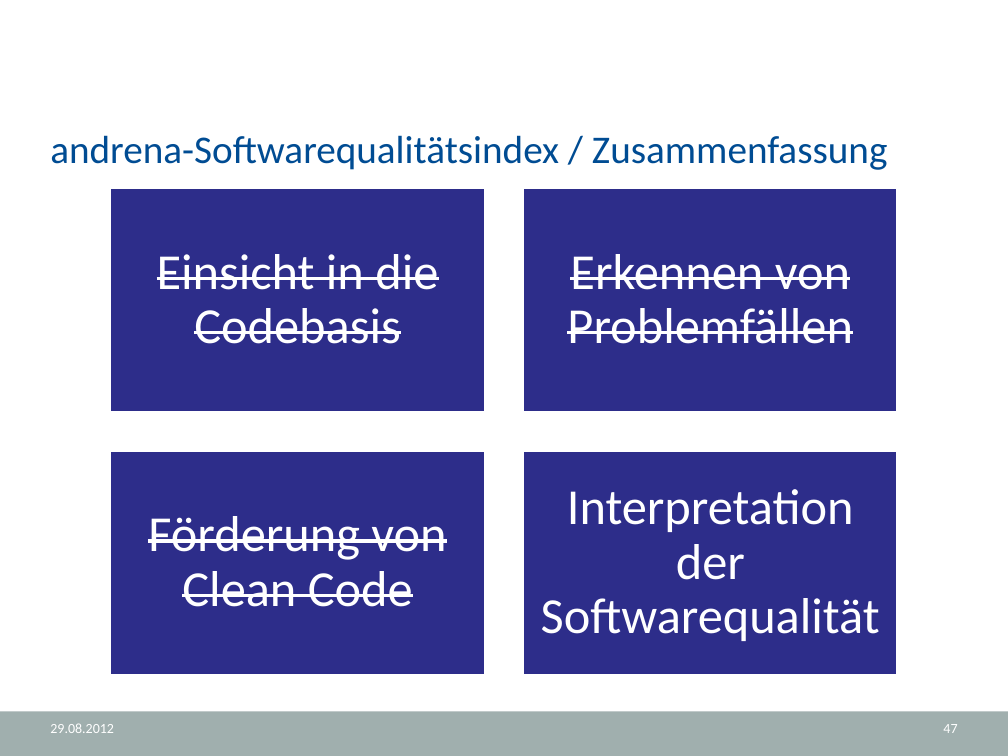
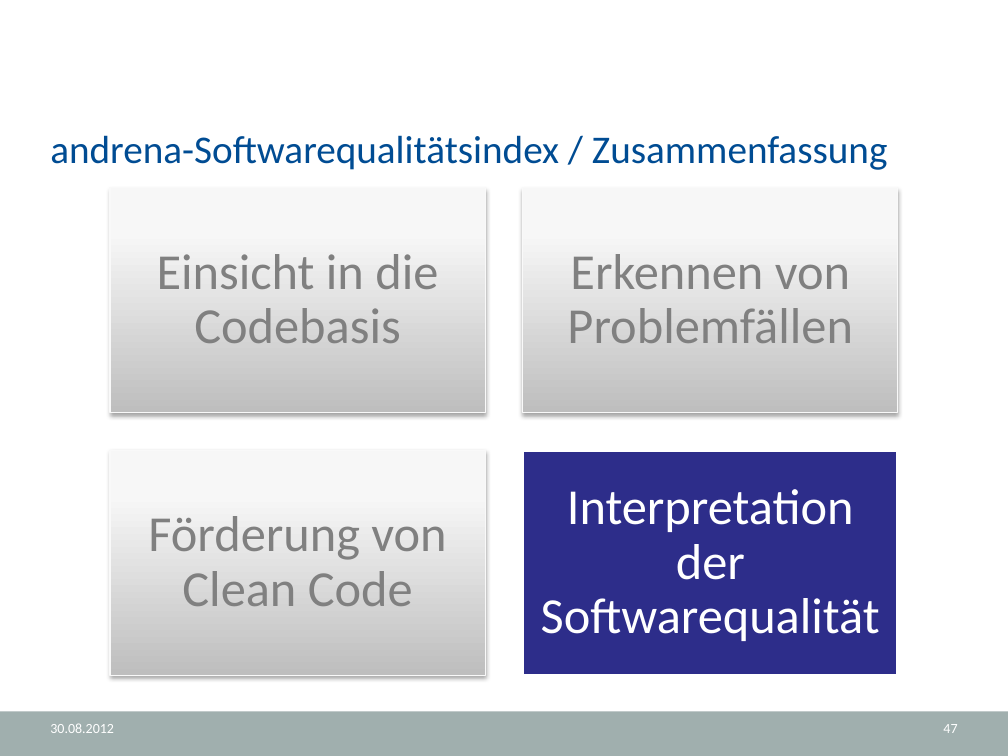
Before and after one commit to halllo/MTSS12, a slide deck: slide 47 of text/Usus.NET.pptx. Drawn at 1008x756 pixels with LibreOffice and Linux fonts; fonts in the diff are those of the drawing; background and template pictures are left out. Boxes give left, top, right and bottom in pixels: in the first picture for what was removed or moved away, otherwise in the second. Text is boxed around its words. In the diff, an @@ line names an element or a change of style, - is before the commit and + after.

```diff
--- a/text/Usus.NET.pptx
+++ b/text/Usus.NET.pptx
@@ fill #2D2D8A to gradient #BEBEBE to #F7F7F7 to #F8F8F8; outline #FFFFFF 2 pt to #F9F9F9 0.75 pt; shadow on in 3 elements at (x1=523, y1=187, x2=898, y2=412), (x1=110, y1=451, x2=485, y2=675), (x1=110, y1=187, x2=485, y2=412) @@
@@ text colour #FFFFFF to #808080, strikethrough off in 3 elements at (x1=157, y1=254, x2=438, y2=343), (x1=567, y1=254, x2=852, y2=343), (x1=148, y1=516, x2=446, y2=606) @@
@@ text at (x1=50, y1=723, x2=114, y2=733): text changed @@
-29.08.2012
+30.08.2012
```
Also in this commit, not shown: 57 other slides changed, 2 other files.
